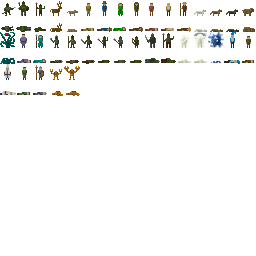
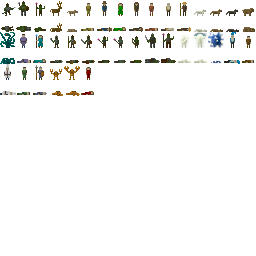
Two versions of the same layered image (w=256, h=256). Layer-by-layer changes:
painted on "Background" over (x1=81, y1=67, x2=94, y2=95)
